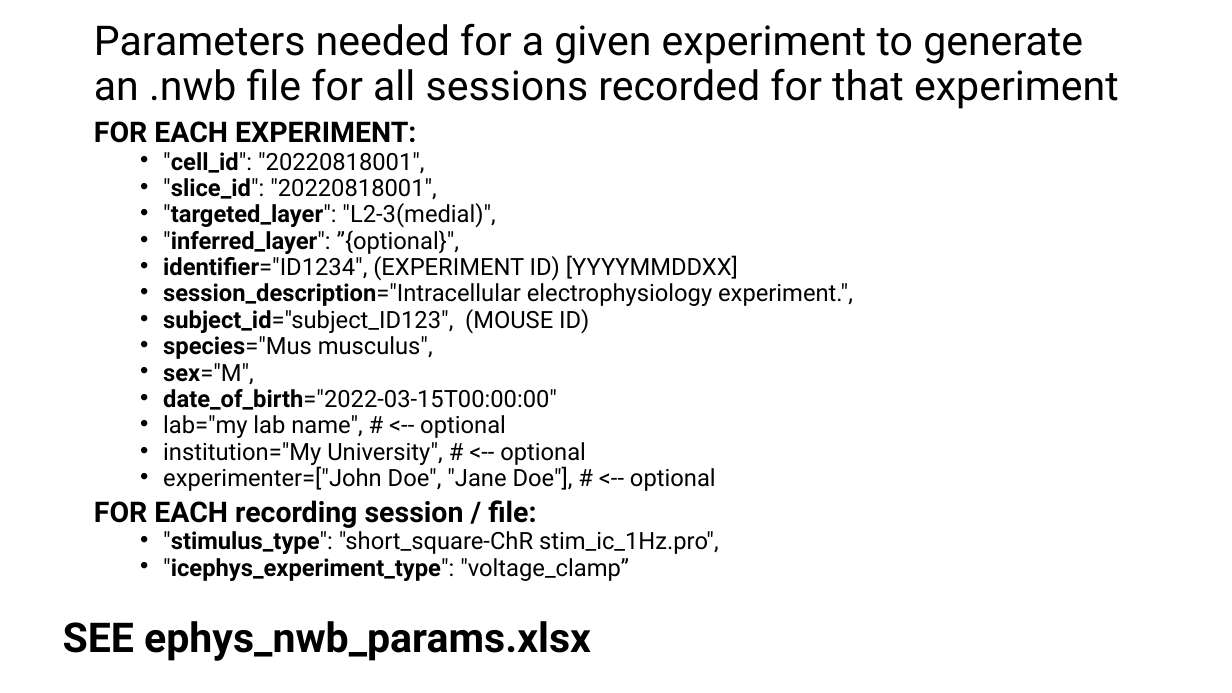
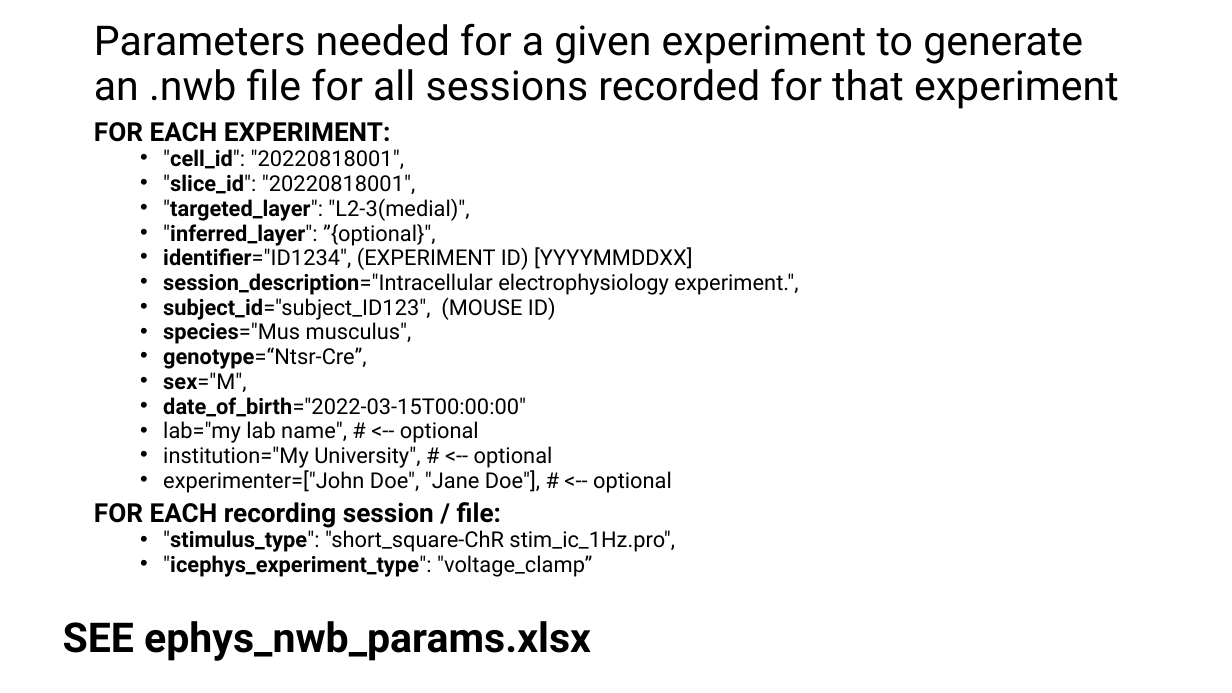
Before and after one commit to xiubert/icephys_abf2nwb, a slide deck: slide 4 of clampfit_abf_standardization_nwb.pptx. Drawn at 1232x693 pixels with LibreOffice and Linux fonts; fonts in the diff are those of the drawing. Boxes give left, top, right and bottom in pixels: in the first picture for what was removed or moved away, otherwise in the second. Text is boxed around its words. In the diff, an @@ line names an element or a change of style, - is before the commit and + after.

```diff
--- a/clampfit_abf_standardization_nwb.pptx
+++ b/clampfit_abf_standardization_nwb.pptx
@@ text at (94, 122, 798, 577): size 22.2 to 20.4 pt in "FOR EACH EXPERIMENT:", "FOR EACH recording session / file:"; size 18.5 to 17 pt in ""cell_id": "20220818001",", ""slice_id": "20220818001",", ""targeted_layer": "L2-3(medial)",", ""inferred_layer": ”{optional}"," and 11 more places @@
@@ text at (163, 347, 366, 369): paragraph added @@
+  • genotype=“Ntsr-Cre”,
```
Also in this commit, not shown: 1 other file.
